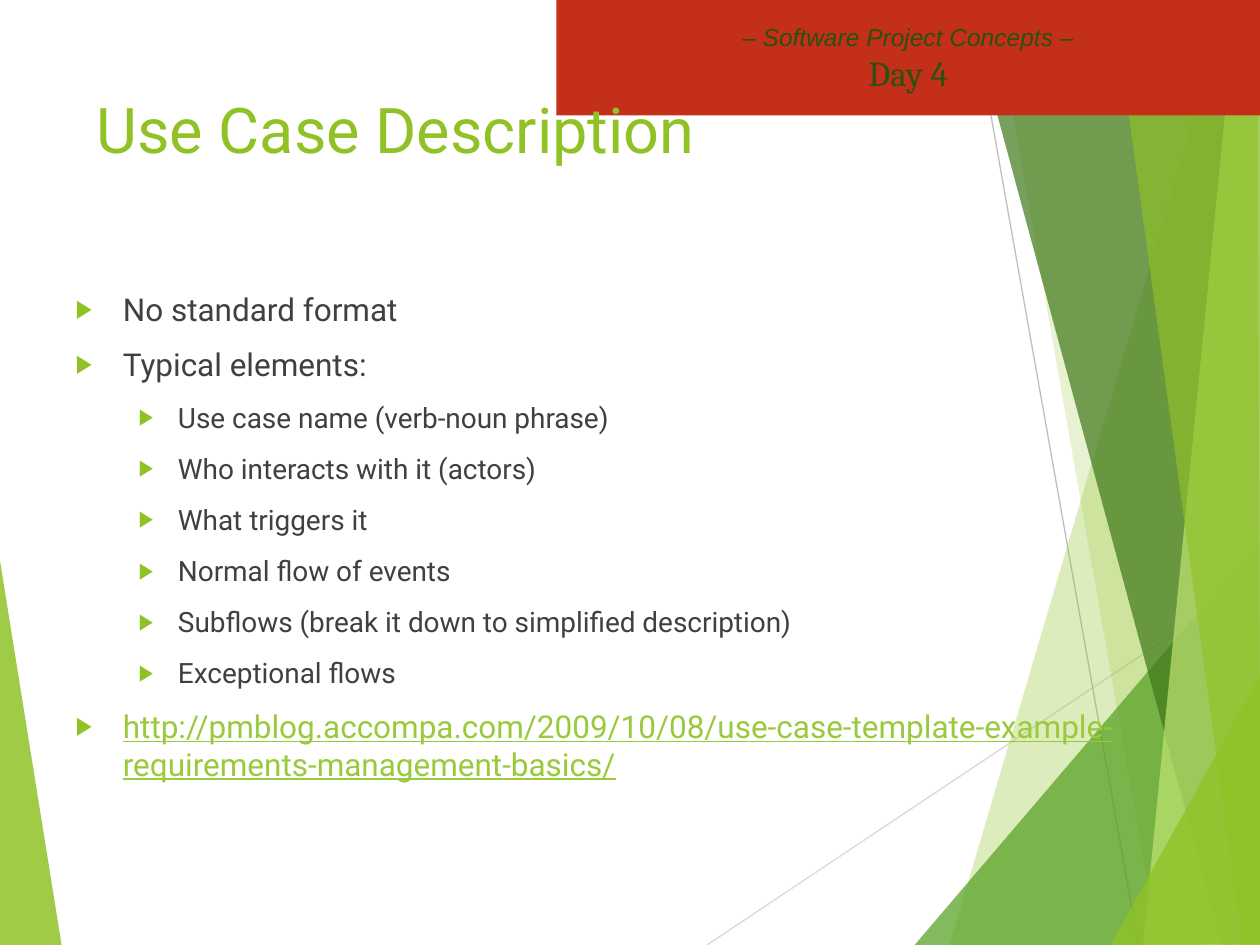
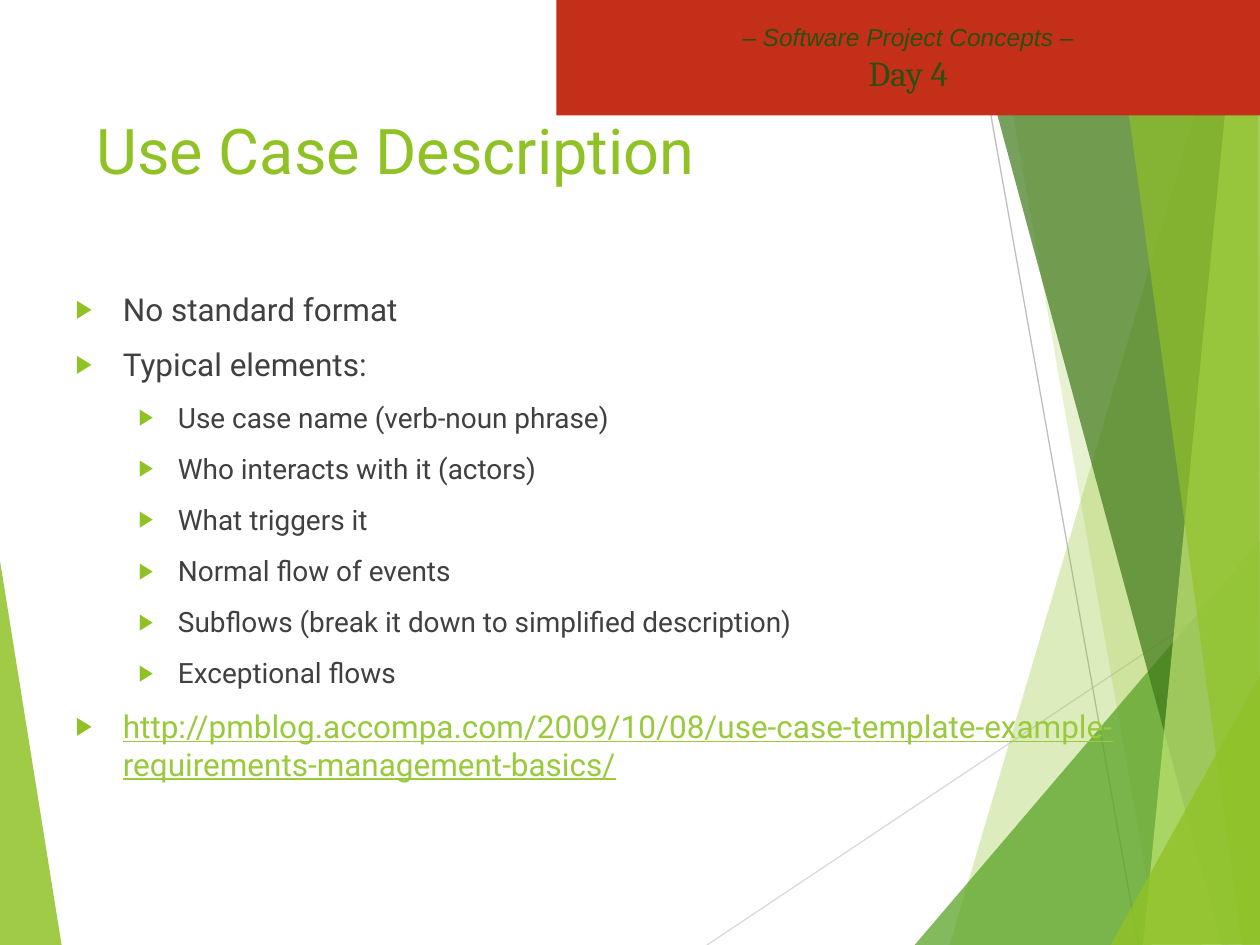
Before and after one commit to hdmdhr/CPRG-210-OSD-Assignment, a slide deck: slide 28 of Project Concepts/PROJ216 Slides Day4 revised.pptx. Drawn at 1260x945 pixels with LibreOffice and Linux fonts; fonts in the diff are those of the drawing; background and template pictures are left out. Boxes give left, top, right and bottom in pixels: in the first picture for what was removed or moved away, otherwise in the second. Text is boxed around its words. In the diff, an @@ line names an element or a change of style, - is before the commit and + after.

```diff
--- a/Project Concepts/PROJ216 Slides Day4 revised.pptx
+++ b/Project Concepts/PROJ216 Slides Day4 revised.pptx
@@ title "Use Case Description" rewrapped from (97,95,695,166) to (97,128,695,187) @@
```
Also in this commit, not shown: 1 other slide changed.
